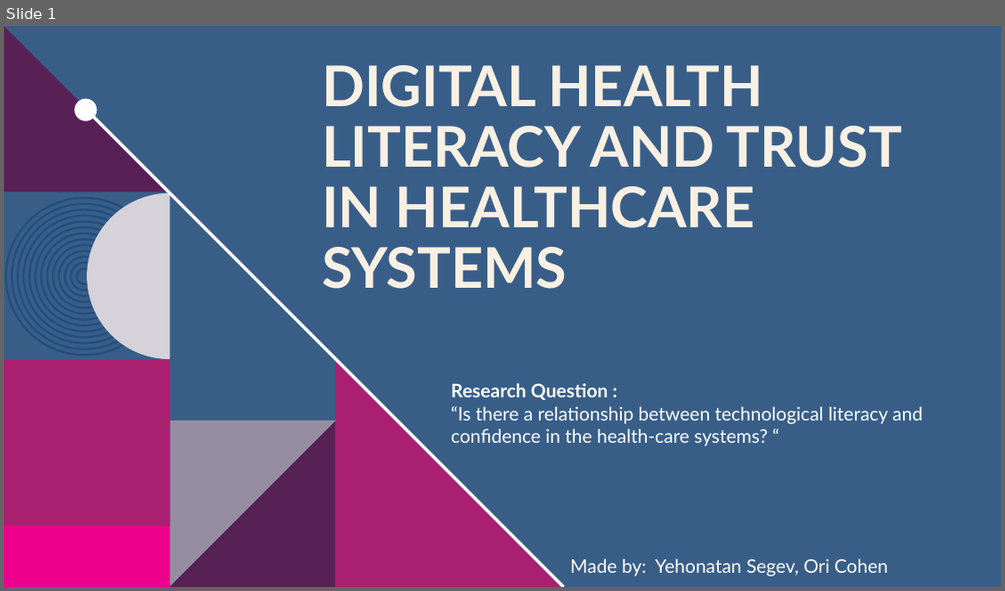
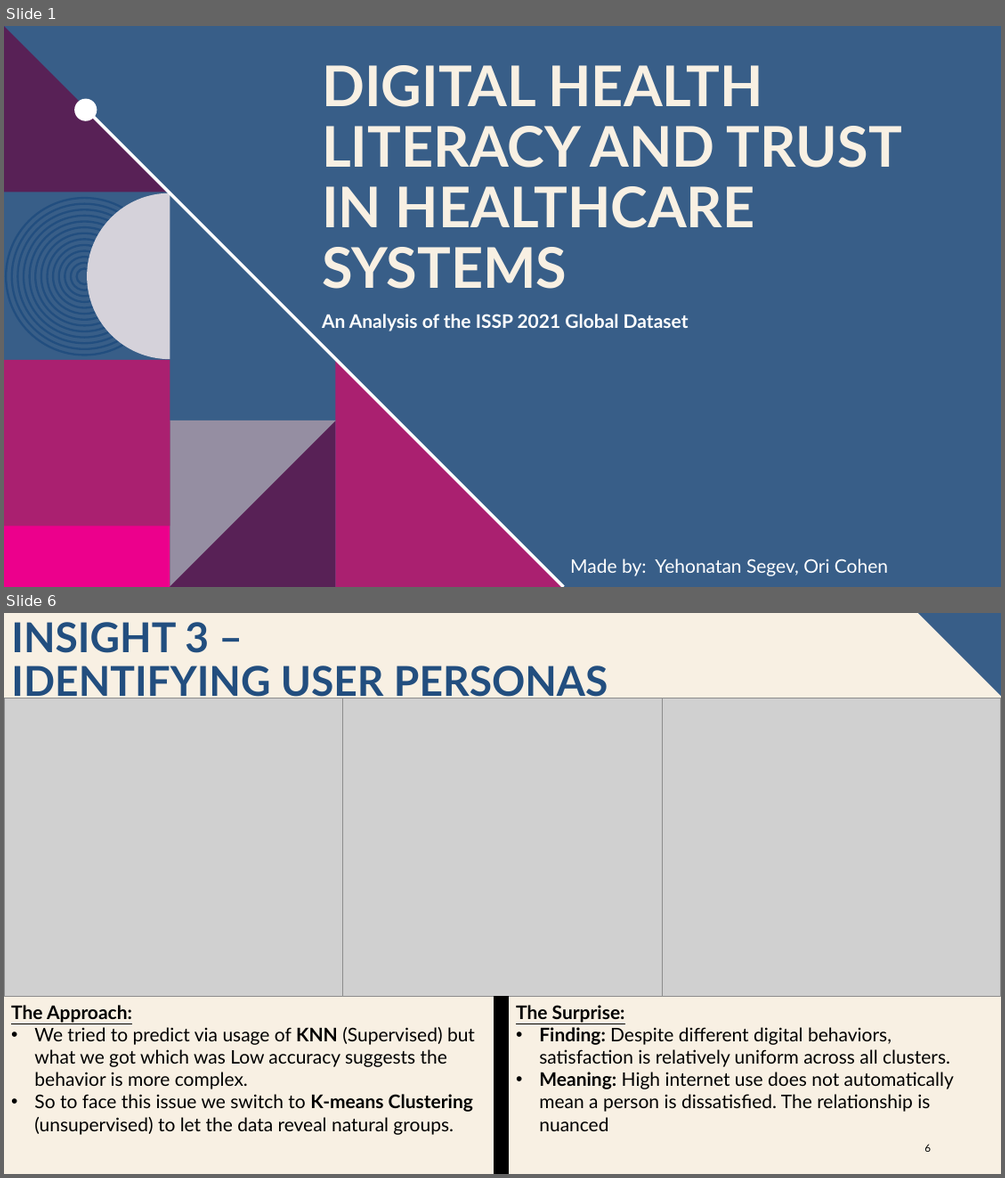
Before and after one commit to yonatanzxc123/ISSP-Health-Data-Analysis, a slide deck: Digital Health Literacy and Trust in Healthcare Systems.pptx. Shown one above the other, each under a label of ours: slide 1 before the commit, slides 1 and 6 after it; the slides between them are not shown. The pictures are 1005x591 and 1005x1178 pixels, drawn with LibreOffice and Linux fonts; fonts in the diff are those of the drawing; grey boxes stand for pictures; background and template pictures are left out. Boxes give left, top, right and bottom in pixels: in the first picture for what was removed or moved away, otherwise in the second. Text is boxed around its words. In the diff, an @@ line names an element or a change of style, - is before the commit and + after.

```diff
--- a/Digital Health Literacy and Trust in Healthcare Systems.pptx
+++ b/Digital Health Literacy and Trust in Healthcare Systems.pptx
@@ slide 6 added at bbox=[4, 613, 1001, 1174], background #F8F0E3 @@
@@ title added at bbox=[11, 622, 607, 704], 39.6 pt, text #224E7F, bold @@
+INSIGHT 3 –
+IDENTIFYING USER PERSONAS
@@ freeform shape added at bbox=[918, 613, 1001, 696], fill #385E88 @@
@@ picture added at bbox=[5, 698, 348, 997] @@
@@ picture added at bbox=[342, 698, 662, 997] @@
@@ picture added at bbox=[660, 698, 1001, 997] @@
@@ text added at bbox=[11, 1005, 475, 1135], 18 pt, text #000000 @@
+The Approach:
+• We tried to predict via usage of KNN (Supervised) but what we got which was Low accuracy suggests the behavior is more complex.
+• So to face this issue we switch to K-means Clustering (unsupervised) to let the data reveal natural groups.
@@ rectangle added at bbox=[494, 997, 509, 1174], fill #000000, outline #000000 1 pt @@
@@ text added at bbox=[516, 1005, 954, 1131], 18 pt, text #000000 @@
+The Surprise:
+• Finding: Despite different digital behaviors, satisfaction is relatively uniform across all clusters.
+• Meaning: High internet use does not automatically mean a person is dissatisfied. The relationship is nuanced
@@ page number added at bbox=[924, 1143, 930, 1151], 10 pt, text #000000 @@
+6
@@ slide 1 changed as well @@
@@ text at bbox=[322, 313, 688, 331]: text changed; bold on @@
-Research Question :
-“Is there a relationship between technological literacy and confidence in the health-care systems? “
+An Analysis of the ISSP 2021 Global Dataset
```
Also in this commit, not shown: 7 other slides added, 4 slides removed, 1 other file.
